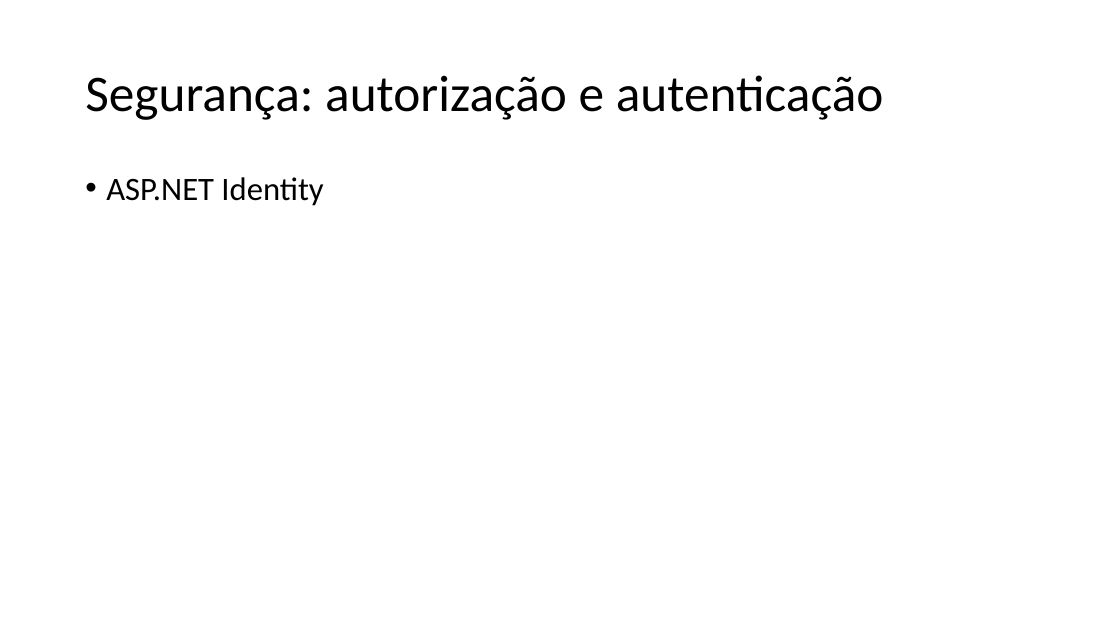
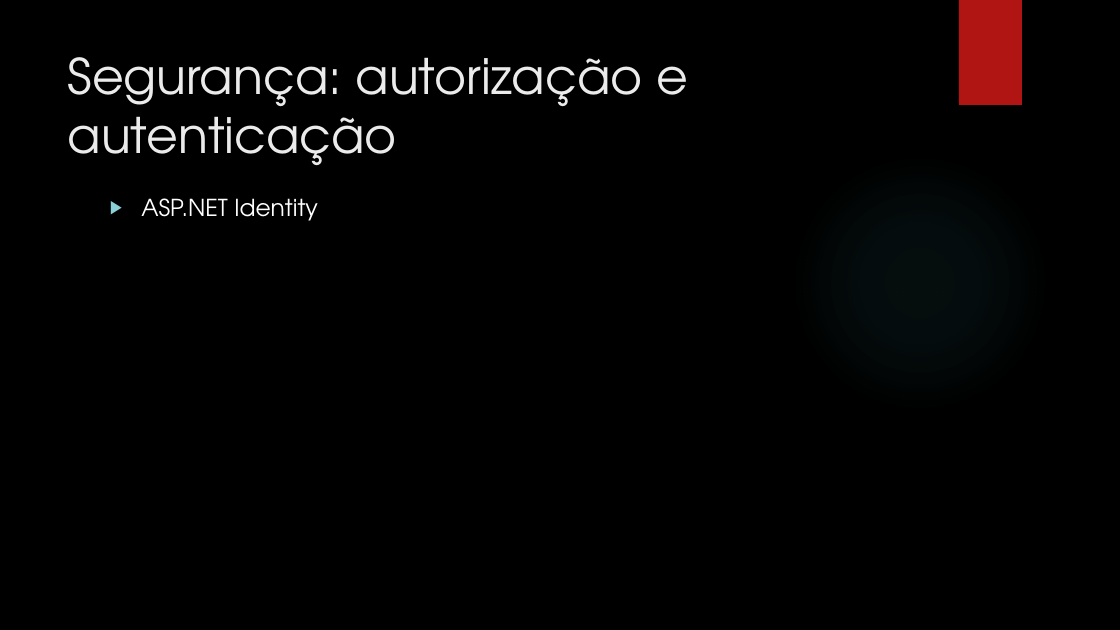
Before and after one commit to leolana/AspnetMvcLab, a slide deck: slide 18 of Presentation/AspNetMvc.pptx (slide 12 before the commit). Drawn at 1120x630 pixels with LibreOffice and Linux fonts; fonts in the diff are those of the drawing; background and template pictures are left out. Boxes give left, top, right and bottom in pixels: in the first picture for what was removed or moved away, otherwise in the second. Text is boxed around its words. In the diff, an @@ line names an element or a change of style, - is before the commit and + after.

```diff
--- a/Presentation/AspNetMvc.pptx
+++ b/Presentation/AspNetMvc.pptx
@@ background #FFFFFF to picture (left out) @@
@@ rectangle added at <box>959,0,1022,105</box>, fill #B01513 @@
@@ title "Segurança: autorização e autenticação": place and size @@
-title "Segurança: autorização e autenticação" at <box>85,75,884,120</box>
+title "Segurança: autorização e autenticação" at <box>68,57,688,165</box>
@@ title "Segurança: autorização e autenticação" at <box>68,57,688,165</box>: size 44 to 42 pt, font Calibri to TeX Gyre Adventor, text colour #000000 to #EBEBEB; line spacing 0.9 to 1; vertical alignment middle to top @@
@@ ellipse added at <box>791,154,1049,413</box>, fill gradient #50B9C1 @@
@@ text "ASP.NET Identity": place and size @@
-text "ASP.NET Identity" at <box>106,177,323,206</box>
+text "ASP.NET Identity" at <box>141,198,318,221</box>
@@ text "ASP.NET Identity" at <box>141,198,318,221</box>: size 28 to 20 pt, font Calibri to TeX Gyre Adventor, text colour #000000 to #FFFFFF; bullet • to ▶; line spacing 0.9 to 1 @@
```
Also in this commit, not shown: 10 other slides changed, 12 slides added, 6 slides removed.
